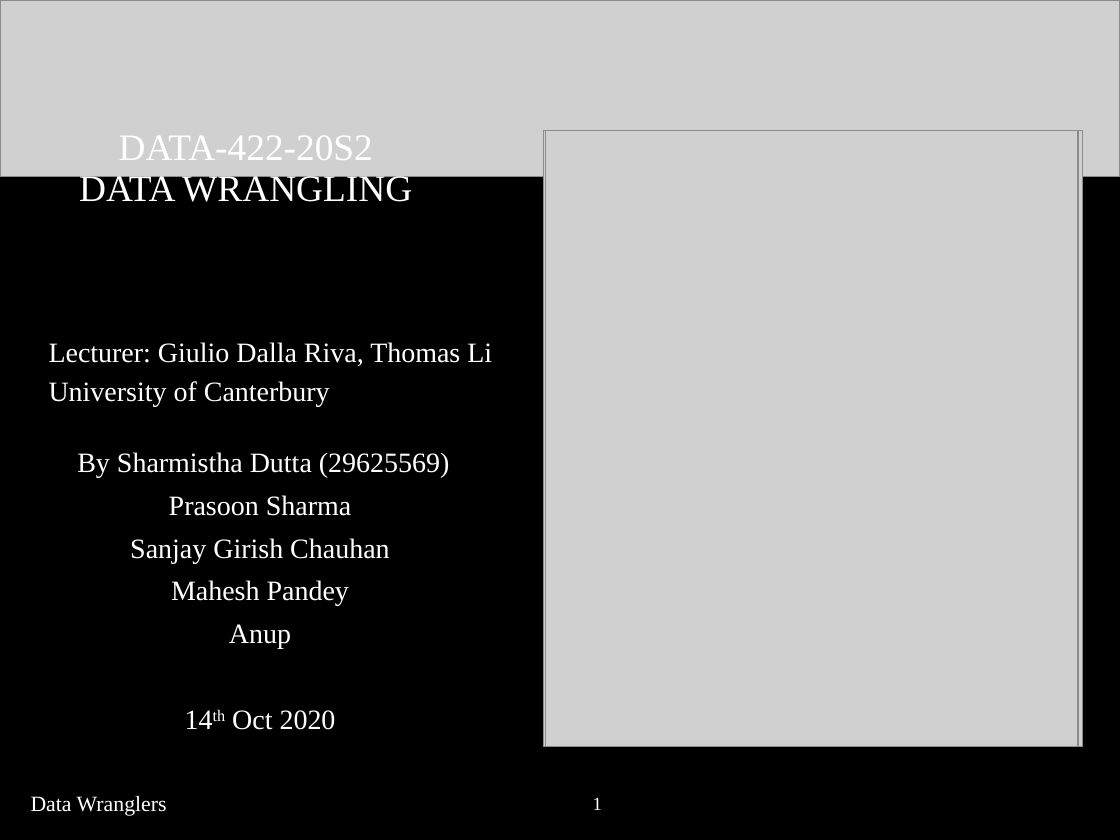
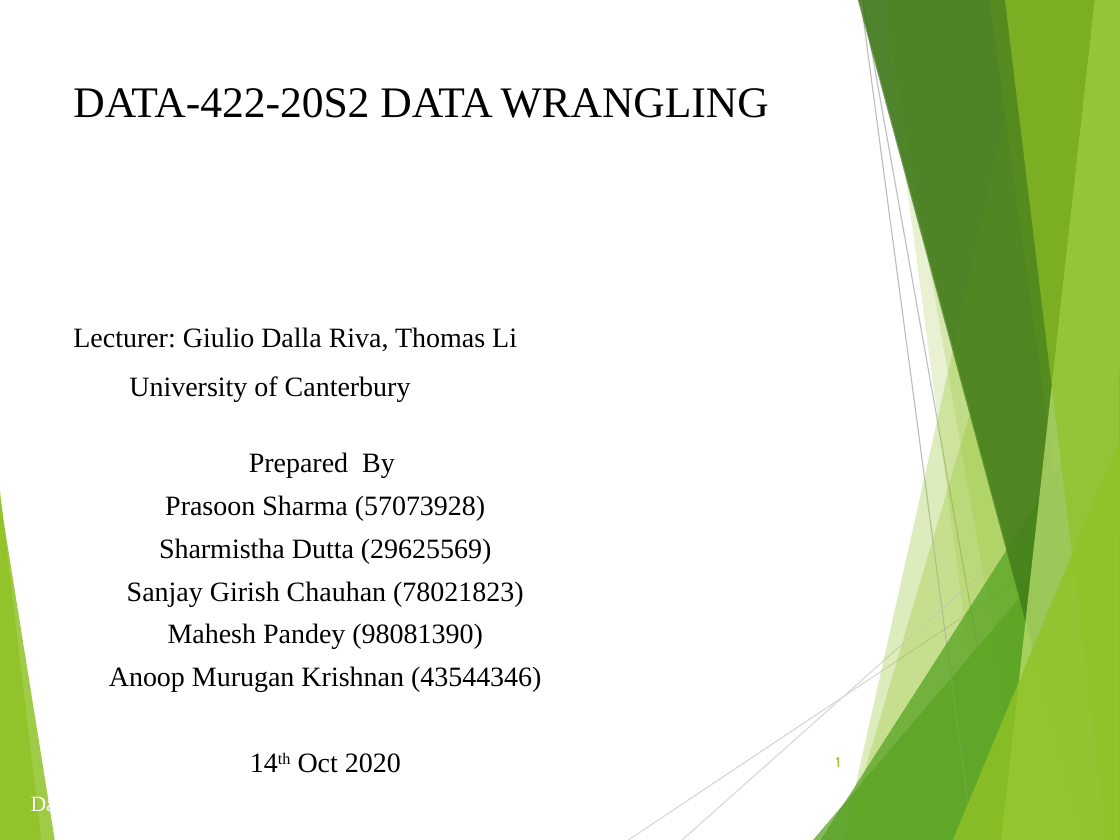
Before and after one commit to prasoons/ProjectDW, a slide deck: slide 1 of DATA-422-Data Wrangling Group Project.pptx. Drawn at 1120x840 pixels with LibreOffice and Linux fonts; fonts in the diff are those of the drawing; grey boxes stand for pictures; background and template pictures are left out. Boxes give left, top, right and bottom in pixels: in the first picture for what was removed or moved away, otherwise in the second. Text is boxed around its words. In the diff, an @@ line names an element or a change of style, - is before the commit and + after.

Commit message:
latest presentation

```diff
--- a/DATA-422-Data Wrangling Group Project.pptx
+++ b/DATA-422-Data Wrangling Group Project.pptx
@@ background #000000 to #FFFFFF @@
@@ rectangle removed at bbox=[0, 0, 1120, 840] @@
@@ picture removed at bbox=[0, 0, 1120, 177] @@
@@ text "DATA-422-20S2 DATA WRANGLING": place and size @@
-text "DATA-422-20S2 DATA WRANGLING" at bbox=[79, 136, 412, 202]
+text "DATA-422-20S2 DATA WRANGLING" at bbox=[73, 88, 769, 118]
@@ text "DATA-422-20S2 DATA WRANGLING" at bbox=[73, 88, 769, 118]: size 24 to 28 pt, text colour #FFFFFF to #000000; alignment centre to left; vertical alignment bottom to top @@
@@ picture removed at bbox=[543, 131, 1082, 747] @@
@@ picture removed at bbox=[545, 131, 1077, 747] @@
@@ text "Lecturer: Giulio Dalla Riva, Thomas ...": place and size @@
-text "Lecturer: Giulio Dalla Riva, Thomas ..." at bbox=[49, 342, 492, 407]
+text "Lecturer: Giulio Dalla Riva, Thomas ..." at bbox=[73, 327, 517, 402]
@@ text "Lecturer: Giulio Dalla Riva, Thomas ..." at bbox=[73, 327, 517, 402]: text colour #FFFFFF to #000000; alignment justified to left; line spacing 0.9 to 1; more space between paragraphs @@
@@ text "Prepared By": place and size @@
-text "Prepared By" at bbox=[77, 452, 450, 730]
+text "Prepared By" at bbox=[109, 452, 542, 773]
@@ text at bbox=[109, 452, 542, 692]: text changed; text colour #FFFFFF to #000000 @@
-By Sharmistha Dutta (29625569)
-Prasoon Sharma
-Sanjay Girish Chauhan
-Mahesh Pandey
-Anup
+Prepared By
+Prasoon Sharma (57073928)
+Sharmistha Dutta (29625569)
+Sanjay Girish Chauhan (78021823)
+Mahesh Pandey (98081390)
+Anoop Murugan Krishnan (43544346)
@@ group added at bbox=[0, 0, 1120, 840]: 5 freeform shapes, 3 triangles, 2 lines @@
@@ group added at bbox=[0, 0, 1120, 840]: 8 freeform shapes, 2 lines @@
@@ text "1": place and size @@
-text "1" at bbox=[593, 797, 602, 810]
+text "1" at bbox=[836, 757, 841, 767]
@@ text "1" at bbox=[836, 757, 841, 767]: size 12 to 9 pt, font Times New Roman to Cabin, text colour #FFFFFF to #90C226; alignment centre to right @@
@@ text at bbox=[298, 753, 401, 773]: text colour #FFFFFF to #000000 in "14th Oct 2020" @@
```
Also in this commit, not shown: 6 other slides changed, 10 slides added, 2 slides removed.
